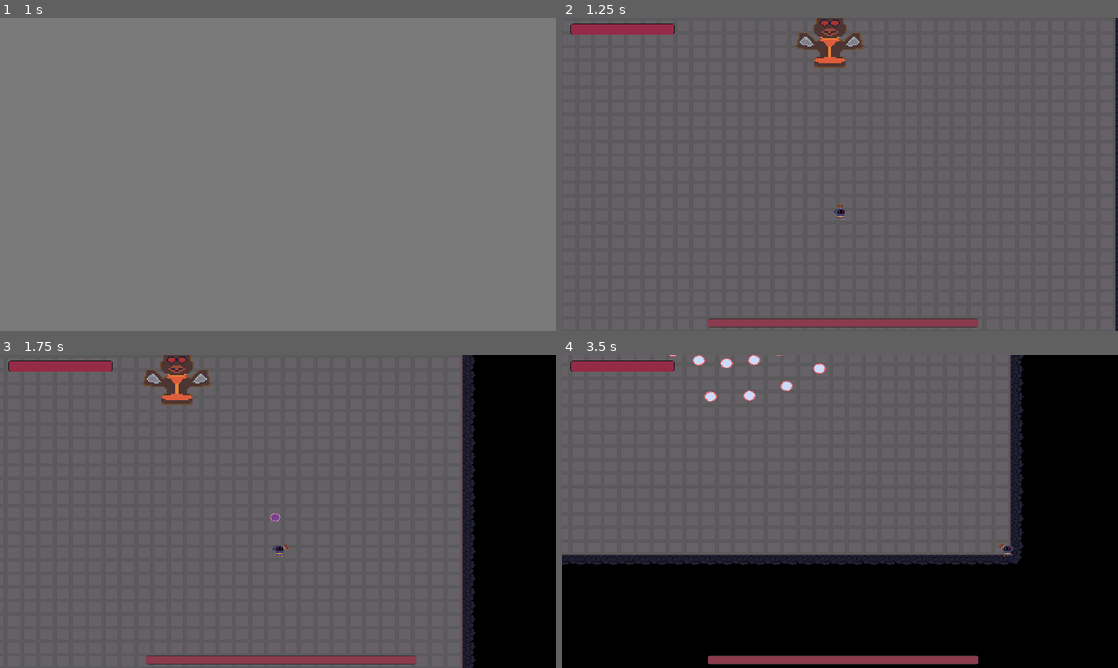
Above: before the commit, frames 1-4 (two rows, left to right).
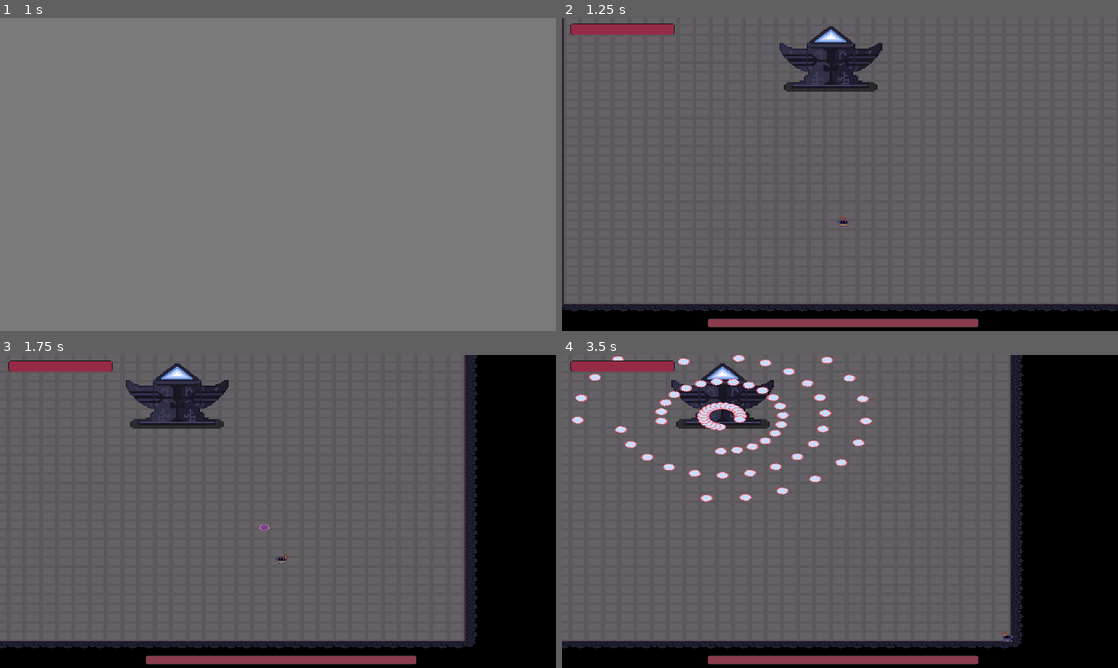
Above: after the commit, the same moments.

Repository: Arssin/Bullet_Hell_Jam
Game: Godot game, scene res://scenes/main_scene.tscn
The game is run twice, just before and just after one commit, with the same random seed, the same clock (stepped at 60 frames per second) and the same inputs.
Inputs (mouse positions are in pixels of both pictures, inside the frame that each line leads up to):
- Up to frame 1 (1 s): click "Start" at 0.5 s
- Up to frame 2 (1.25 s): no input
- Up to frame 3 (1.75 s): move the mouse to (400, 495) at 1.27 s; hold D (move_right) from 1.28 s (still down); click (400, 495) at 1.35 s
- Up to frame 4 (3.5 s): move the mouse to (728, 527) at 2.02 s; release D (move_right) at 2.03 s; hold S (move_down) 2.03-2.78 s; tap Space (dash) at 2.1 s; move the mouse to (895, 442) at 2.77 s; hold D (move_right) from 2.78 s (still down); tap E (player_action) at 2.85 s

Frame 1 is identical in both runs. In frame 2, 11% of the frame differs, in the area x 0-100%, y 0-100%; in frame 3, 9.9%; in frame 4, 29%, in the area x 0-83%, y 0-94%.

Commit message:
lvl 1 upgrade

Diff:
--- a/enemies/totem.gd
+++ b/enemies/totem.gd
@@ -15,6 +15,7 @@
 
 func get_hit(value):
 	health = health - (value + PlayerGlobals.additional_dmg)
+	$anim.play("get_hit")
 	if health <= 0:
 		emit_signal("boss_died")
 		die()
--- a/enemies/totem.tscn
+++ b/enemies/totem.tscn
@@ -1,11 +1,36 @@
-[gd_scene load_steps=5 format=3 uid="uid://c02awfdwak6y3"]
+[gd_scene load_steps=8 format=3 uid="uid://c02awfdwak6y3"]
 
 [ext_resource type="Script" path="res://enemies/totem.gd" id="1_ke6cd"]
 [ext_resource type="Texture2D" uid="uid://cjtscoabd04my" path="res://assets/TotemEnemy.png" id="1_xebgd"]
 [ext_resource type="PackedScene" uid="uid://cc5tjpexngnx5" path="res://ui/health_bar.tscn" id="3_abfdy"]
 
+[sub_resource type="AtlasTexture" id="AtlasTexture_qwowc"]
+atlas = ExtResource("1_xebgd")
+region = Rect2(0, 0, 89, 64)
+
+[sub_resource type="AtlasTexture" id="AtlasTexture_ewdag"]
+atlas = ExtResource("1_xebgd")
+region = Rect2(89, 0, 89, 64)
+
+[sub_resource type="SpriteFrames" id="SpriteFrames_h2kvo"]
+animations = [{
+"frames": [{
+"duration": 1.0,
+"texture": SubResource("AtlasTexture_qwowc")
+}, {
+"duration": 1.0,
+"texture": SubResource("AtlasTexture_ewdag")
+}, {
+"duration": 1.0,
+"texture": SubResource("AtlasTexture_qwowc")
+}],
+"loop": false,
+"name": &"get_hit",
+"speed": 5.0
+}]
+
 [sub_resource type="RectangleShape2D" id="RectangleShape2D_nd4rt"]
-size = Vector2(48, 49)
+size = Vector2(72, 61)
 
 [node name="Totem" type="CharacterBody2D"]
 position = Vector2(586, 251)
@@ -13,15 +38,16 @@
 collision_mask = 20
 script = ExtResource("1_ke6cd")
 
-[node name="Sprite2D" type="Sprite2D" parent="."]
-texture = ExtResource("1_xebgd")
+[node name="anim" type="AnimatedSprite2D" parent="."]
+sprite_frames = SubResource("SpriteFrames_h2kvo")
+animation = &"get_hit"
 
 [node name="CollisionShape2D" type="CollisionShape2D" parent="."]
-position = Vector2(0, -0.5)
+position = Vector2(3, 0.5)
 shape = SubResource("RectangleShape2D_nd4rt")
 
 [node name="AnimationPlayer" type="AnimationPlayer" parent="."]
-root_node = NodePath("../Sprite2D")
+root_node = NodePath("../anim")
 
 [node name="CanvasLayer" type="CanvasLayer" parent="."]
 
--- a/scenes/Level1.tscn
+++ b/scenes/Level1.tscn
@@ -165,21 +165,20 @@
 layer_0/tile_data = PackedInt32Array(1507332, 65536, 2, 1572868, 65536, 2, 1638404, 65536, 2, 1703940, 65536, 2, 176947 …(82202 unchanged characters)…
 
 [node name="Totem" parent="." instance=ExtResource("3_a8l6e")]
-position = Vector2(648, 151)
-scale = Vector2(1.4, 1.4)
+position = Vector2(641, 73)
+scale = Vector2(1.4, 1.9)
 
 [node name="Player" parent="." instance=ExtResource("2_jqof1")]
 position = Vector2(658, 357)
 
 [node name="Camera2D" type="Camera2D" parent="Player"]
-position = Vector2(0, -46)
-zoom = Vector2(2.11, 1.755)
+position = Vector2(-3, -73)
+zoom = Vector2(2.11, 1.2)
 limit_left = 325
-limit_top = 75
+limit_top = 0
 limit_right = 1055
-limit_bottom = 790
+limit_bottom = 630
 limit_smoothed = true
-position_smoothing_enabled = true
 position_smoothing_speed = 50.0
 
 [node name="LabelTest" type="Label" parent="."]
@@ -200,7 +199,7 @@
 position = Vector2(765, 185)
 
 [node name="Node" type="Node2D" parent="."]
-position = Vector2(648, 168)
+position = Vector2(644, 108)
 
 [node name="SpawnPoint" type="Node2D" parent="Node"]
 position = Vector2(1, 1)
--- /dev/null
+++ b/scenes/barrier.tscn
@@ -0,0 +1,17 @@
+[gd_scene load_steps=3 format=3 uid="uid://bytrpdjymjajc"]
+
+[ext_resource type="Texture2D" uid="uid://lsc2qblu1vha" path="res://assets/blockers.png" id="1_arjl4"]
+
+[sub_resource type="RectangleShape2D" id="RectangleShape2D_ug4rf"]
+size = Vector2(42, 19)
+
+[node name="Barrier" type="StaticBody2D"]
+collision_layer = 128
+collision_mask = 4
+
+[node name="Sprite2D" type="Sprite2D" parent="."]
+texture = ExtResource("1_arjl4")
+
+[node name="CollisionShape2D" type="CollisionShape2D" parent="."]
+position = Vector2(0, -0.5)
+shape = SubResource("RectangleShape2D_ug4rf")
--- /dev/null
+++ b/scenes/philar.tscn
@@ -0,0 +1,77 @@
+[gd_scene load_steps=12 format=3 uid="uid://caf5bx8atum84"]
+
+[ext_resource type="Script" path="res://scripts/Philar.gd" id="1_6tu0p"]
+[ext_resource type="Texture2D" uid="uid://btclxv8tw0udn" path="res://assets/filar.png" id="2_obaea"]
+
+[sub_resource type="AtlasTexture" id="AtlasTexture_pskc8"]
+atlas = ExtResource("2_obaea")
+region = Rect2(0, 0, 23, 34)
+
+[sub_resource type="AtlasTexture" id="AtlasTexture_jb3uk"]
+atlas = ExtResource("2_obaea")
+region = Rect2(23, 0, 23, 34)
+
+[sub_resource type="AtlasTexture" id="AtlasTexture_c0glo"]
+atlas = ExtResource("2_obaea")
+region = Rect2(46, 0, 23, 34)
+
+[sub_resource type="AtlasTexture" id="AtlasTexture_iuoch"]
+atlas = ExtResource("2_obaea")
+region = Rect2(69, 0, 23, 34)
+
+[sub_resource type="AtlasTexture" id="AtlasTexture_ekrxa"]
+atlas = ExtResource("2_obaea")
+region = Rect2(92, 0, 23, 34)
+
+[sub_resource type="AtlasTexture" id="AtlasTexture_srcau"]
+atlas = ExtResource("2_obaea")
+region = Rect2(115, 0, 23, 34)
+
+[sub_resource type="AtlasTexture" id="AtlasTexture_cy40w"]
+atlas = ExtResource("2_obaea")
+region = Rect2(138, 0, 23, 34)
+
+[sub_resource type="SpriteFrames" id="SpriteFrames_1hi2g"]
+animations = [{
+"frames": [{
+"duration": 1.0,
+"texture": SubResource("AtlasTexture_pskc8")
+}, {
+"duration": 1.0,
+"texture": SubResource("AtlasTexture_jb3uk")
+}, {
+"duration": 1.0,
+"texture": SubResource("AtlasTexture_c0glo")
+}, {
+"duration": 1.0,
+"texture": SubResource("AtlasTexture_iuoch")
+}, {
+"duration": 1.0,
+"texture": SubResource("AtlasTexture_ekrxa")
+}, {
+"duration": 1.0,
+"texture": SubResource("AtlasTexture_srcau")
+}, {
+"duration": 1.0,
+"texture": SubResource("AtlasTexture_cy40w")
+}],
+"loop": true,
+"name": &"static",
+"speed": 5.0
+}]
+
+[sub_resource type="RectangleShape2D" id="RectangleShape2D_om3bw"]
+size = Vector2(20, 32)
+
+[node name="Philar" type="StaticBody2D"]
+collision_layer = 128
+collision_mask = 4
+script = ExtResource("1_6tu0p")
+
+[node name="AnimatedSprite2D" type="AnimatedSprite2D" parent="."]
+sprite_frames = SubResource("SpriteFrames_1hi2g")
+animation = &"static"
+
+[node name="CollisionShape2D" type="CollisionShape2D" parent="."]
+position = Vector2(0, -2)
+shape = SubResource("RectangleShape2D_om3bw")
--- /dev/null
+++ b/scripts/Philar.gd
@@ -0,0 +1,6 @@
+extends StaticBody2D
+
+
+# Called when the node enters the scene tree for the first time.
+func _ready() -> void:
+	pass # Replace with function body.
Binary file changed: assets/TotemEnemy.png
Binary file added: assets/blockers.png
Not shown, added: assets/blockers.png.import
Binary file added: assets/filar.png
Not shown, added: assets/filar.png.import
